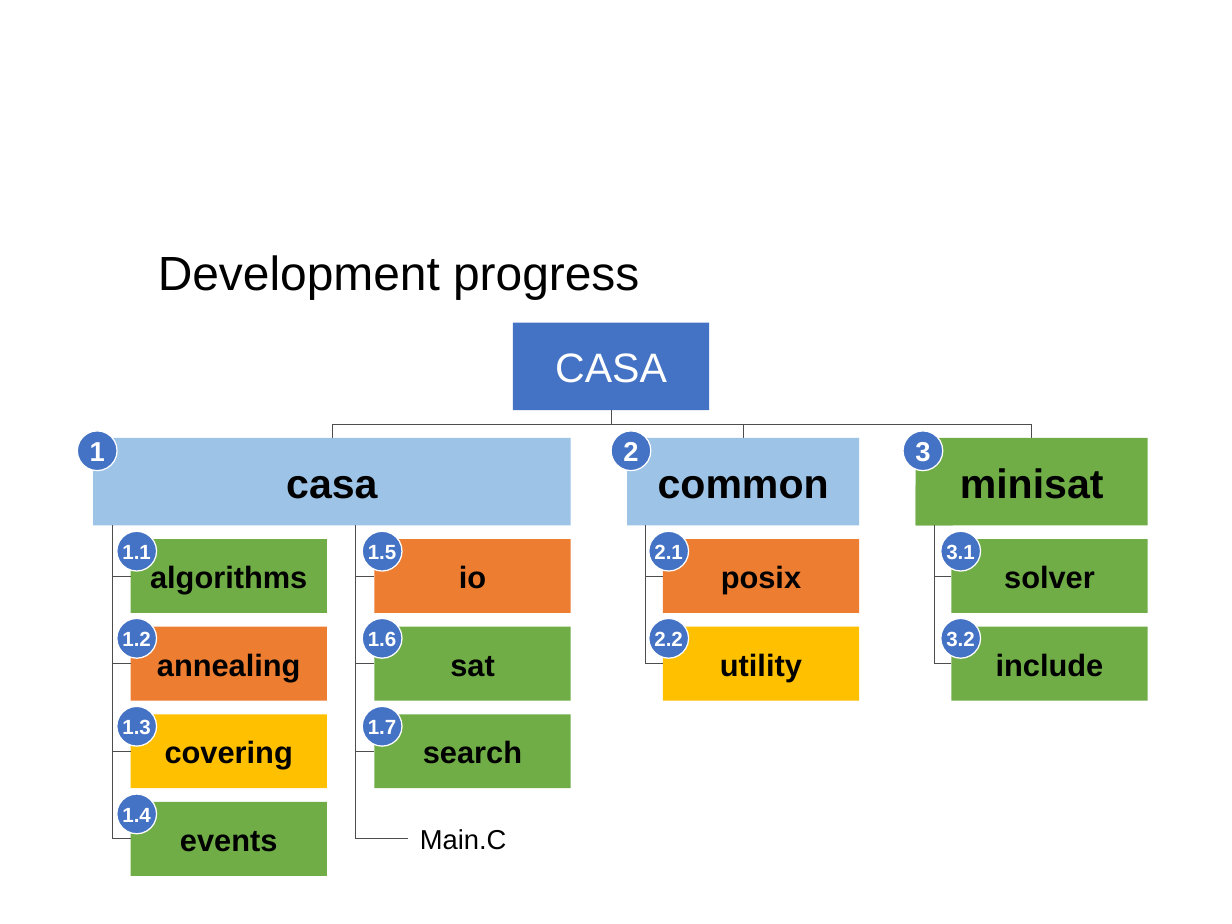
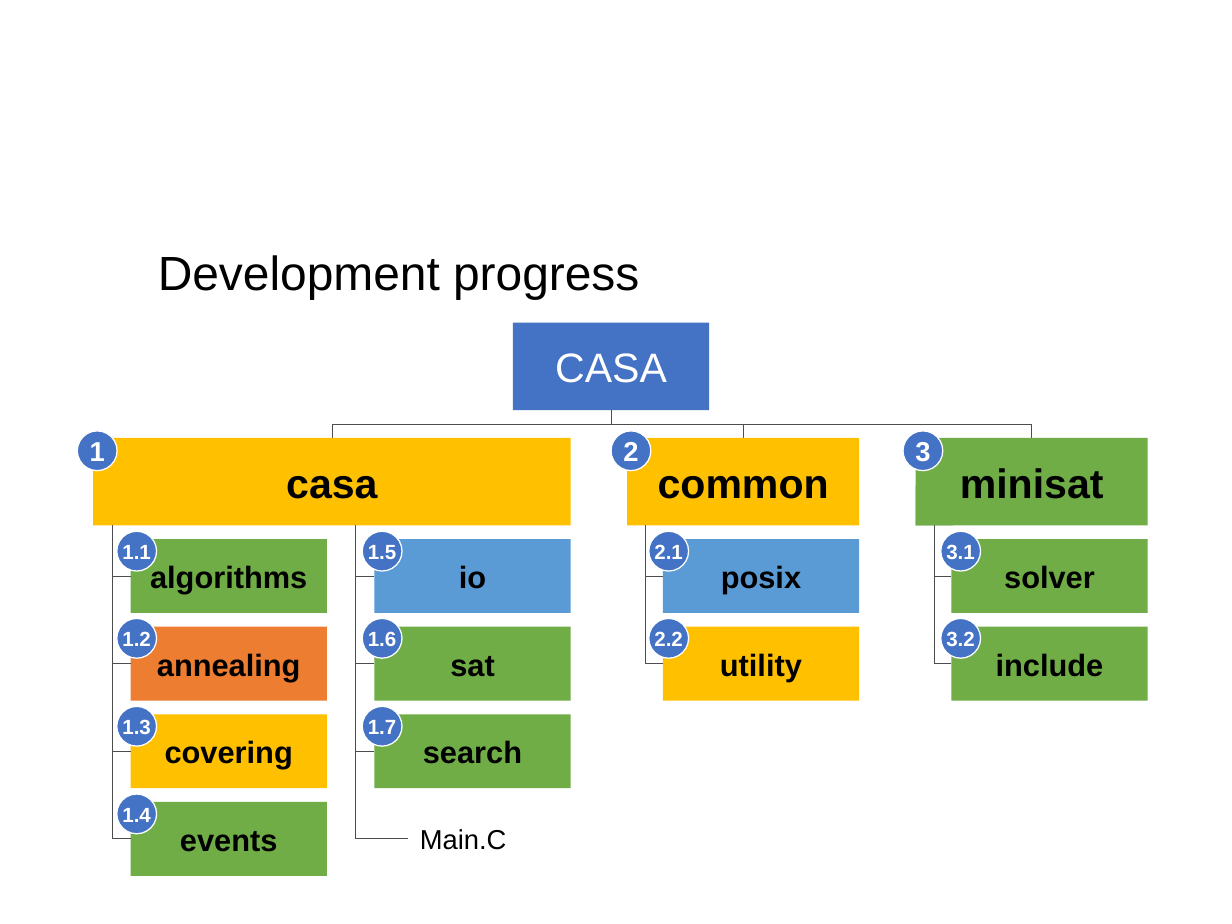
Before and after one commit to Plavit/CASA-refactor, a slide deck: slide 9 of docs/WIP/CASA_May4_v1.pptx (slide 8 before the commit). Drawn at 1232x924 pixels with LibreOffice and Linux fonts; fonts in the diff are those of the drawing; background and template pictures are left out. Boxes give left, top, right and bottom in pixels: in the first picture for what was removed or moved away, otherwise in the second. Text is boxed around its words. In the diff, an @@ line names an element or a change of style, - is before the commit and + after.

```diff
--- a/docs/WIP/CASA_May4_v1.pptx
+++ b/docs/WIP/CASA_May4_v1.pptx
@@ rectangle "casa" at (94, 437, 572, 525): fill #9DC3E6 to #FFC000 @@
@@ rectangle "common" at (627, 437, 859, 525): fill #9DC3E6 to #FFC000 @@
@@ rectangle "io" at (375, 540, 570, 614): fill #ED7D31 to #5B9BD5 @@
@@ rectangle "posix" at (663, 540, 859, 614): fill #ED7D31 to #5B9BD5 @@
```
Also in this commit, not shown: 8 other slides changed, 4 slides added, 2 slides removed.
